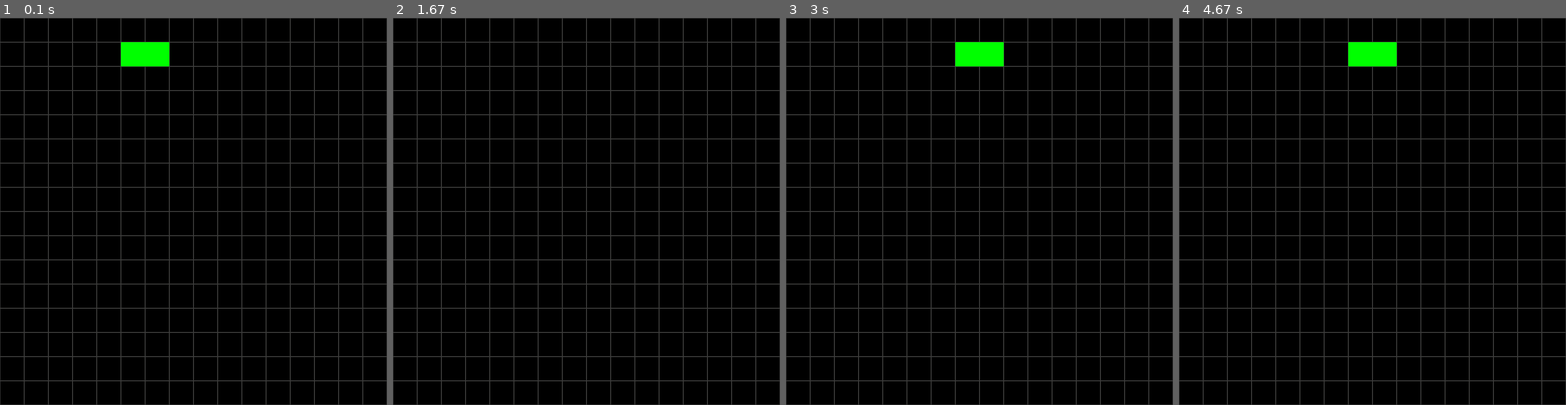
Above: before the commit, frames 1-4 (left to right).
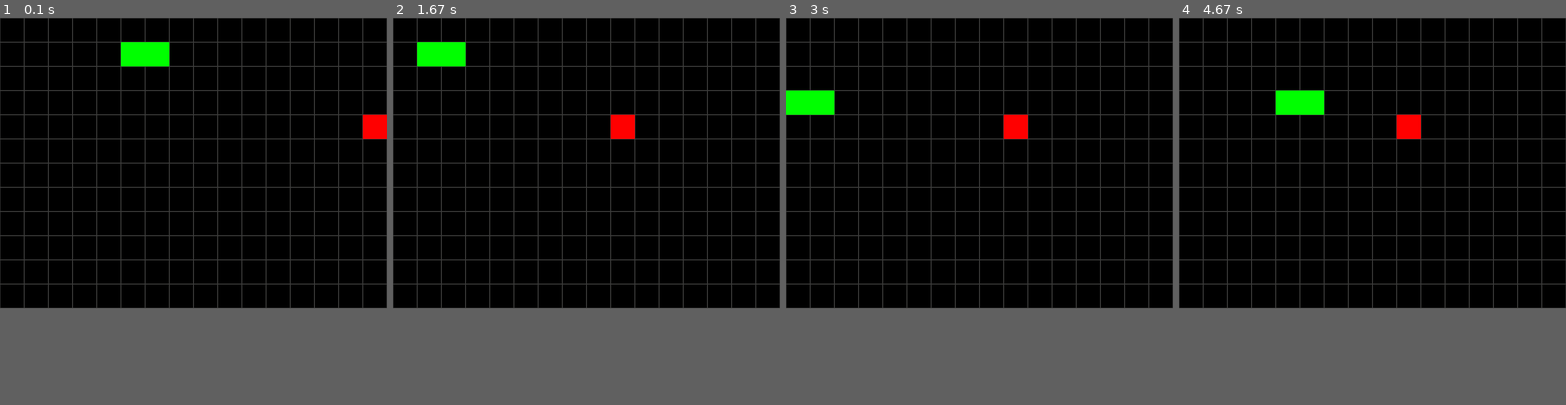
Above: after the commit, the same moments.

Repository: Momant24/Pygamehogorm
Game: pygame game, started from game.py
Two runs of this game, one before a commit and one after it. Both use one fixed random seed, a clock stepped at 60 frames per second and the inputs below.
Inputs:
- Up to frame 1 (0.1 s): no input
- Up to frame 2 (1.67 s): hold Right 0.33-0.8 s; hold Up 0.83-1.13 s; hold Right 1.17-1.63 s
- Up to frame 3 (3 s): hold Left 1.67-2.2 s; hold Down 2.23-2.53 s; hold Left 2.57-2.97 s
- Up to frame 4 (4.67 s): hold Up 3-3.37 s; hold Right 3.4-4.03 s; hold Down 4.07-4.43 s; hold Left from 4.47 s (still down)
In our replay, the window is 800x800 before the commit and 800x600 after it. These sizes can differ from the game's own. Grey fills any space a smaller window leaves; there, only what the larger window draws over its background counts as a difference.

The runs differ from the first frame. In frame 1, 2.4% of the frame differs, in the area x 0-100%, y 25-100%; in frame 2, 3.1%; in frame 3, 3.9%, in the area x 0-100%, y 6-100%; in frame 4, 3.9%.

Commit message:
La til eple og død

Diff:
--- a/game.py
+++ b/game.py
@@ -4,7 +4,7 @@
 
 
 # Konstanter
-SW, SH = 800, 800
+SW, SH = 800, 600
 
 
 
@@ -30,12 +30,39 @@
         self._død = False
 
     def update(self):
+        global apple
+
+        for firkant in self._kropp:
+            if self._hode.x == firkant.x and self._hode.y == firkant.y:
+              self._død = True
+            if self._hode.x not in range(0, SW) or self._hode.y not in range(0, SH):
+              self._død = True
+        if self._død:
+            self.x, self.y = BLOKK_STORELSE, BLOKK_STORELSE
+            self._hode = pg.Rect(self._x, self._y, BLOKK_STORELSE, BLOKK_STORELSE)
+            self._kropp = [pg.Rect(self._x-BLOKK_STORELSE, self._y, BLOKK_STORELSE, BLOKK_STORELSE)]
+            self._xdir = 1
+            self._ydir = 0
+            self._død = False
+            apple = Apple()
+
+
         self._kropp.append(self._hode)
         for i in range (len(self._kropp)-1):
           self._kropp[i].x, self._kropp[i].y = self._kropp[i + 1].x, self._kropp[i + 1].y
         self._hode.x += self._xdir * BLOKK_STORELSE
         self._hode.y += self._ydir * BLOKK_STORELSE
         self._kropp.remove(self._hode)
+
+class Apple:
+    def __init__(self):
+        self._x = int(random.randint(0, SW)/BLOKK_STORELSE) * BLOKK_STORELSE
+        self._y = int(random.randint(0, SH)/BLOKK_STORELSE) * BLOKK_STORELSE
+        self.rect = pg.Rect(self._x, self._y, BLOKK_STORELSE, BLOKK_STORELSE)
+
+
+    def update(self):
+      pg.draw.rect(skjerm, "red", self.rect)
 
 
 
@@ -49,6 +76,8 @@
 
 
 tegngygrid()
+
+apple = Apple()
 
 hogorm = Hogorm()
 
@@ -80,11 +109,17 @@
     skjerm.fill('black')
     tegngygrid()
 
+    apple.update()
+
 
     pg.draw.rect(skjerm, "green", hogorm._hode)
 
     for firkant in hogorm._kropp:
        pg.draw.rect(skjerm, "green", firkant)
 
+    if hogorm._hode.x == apple._x and hogorm._hode.y == apple._y:
+       hogorm._kropp.append(pg.Rect(firkant.x, firkant.y, BLOKK_STORELSE, BLOKK_STORELSE))
+       apple = Apple( )
+
   pg.display.update()
   klokke.tick(10)
